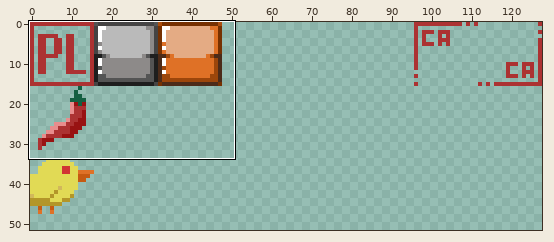
One commit to this pixel-art file: Spiceholic2025/App/stage/tileset.aseprite. Above: a wide view before the commit, with the close-up outlined.
Close-up. Before:
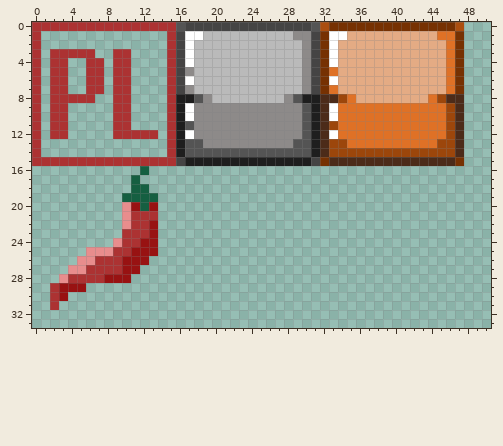
128x128 pixels, 1 frame. Shown: x 0..50, y 0..33. The wide view leaves out empty margins.
Once edited:
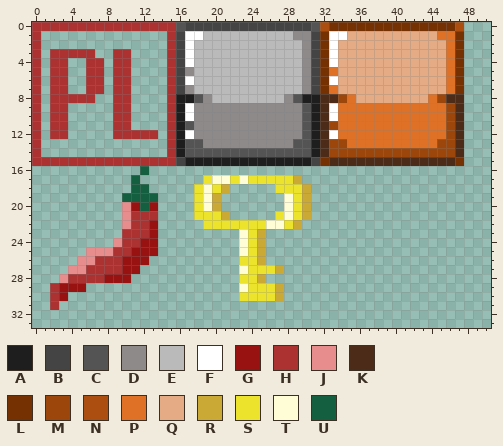
Palette (. is transparent): A #1e1e1e  B #454444  C #545454  D #8d8a89  E #bababa  F #ffffff  G #981212  H #ac3232  J #e88d8d  K #4c2b19  L #763102  M #9c460b  N #ab4e0f  P #df7126  Q #e4ab84  R #caa935  S #ece32c  T #fffdd6  U #155f41
Edits made:
Changed rows in their new state; - is an unchanged pixel.
first column x 18:
17 -STTSTSSSSSR-
18 STSR-----SSSR
19 STR-------TSR
20 STR-------TSR
21 SSSR-----STSR
22 -SSSSSSSTTSR-
23 -----TSR-----
24 -----TSR-----
25 -----TSR-----
26 -----SSR-----
27 -----TSSSR---
28 -----SSR-----
29 -----TSSSR---
30 -----SSSSR---
